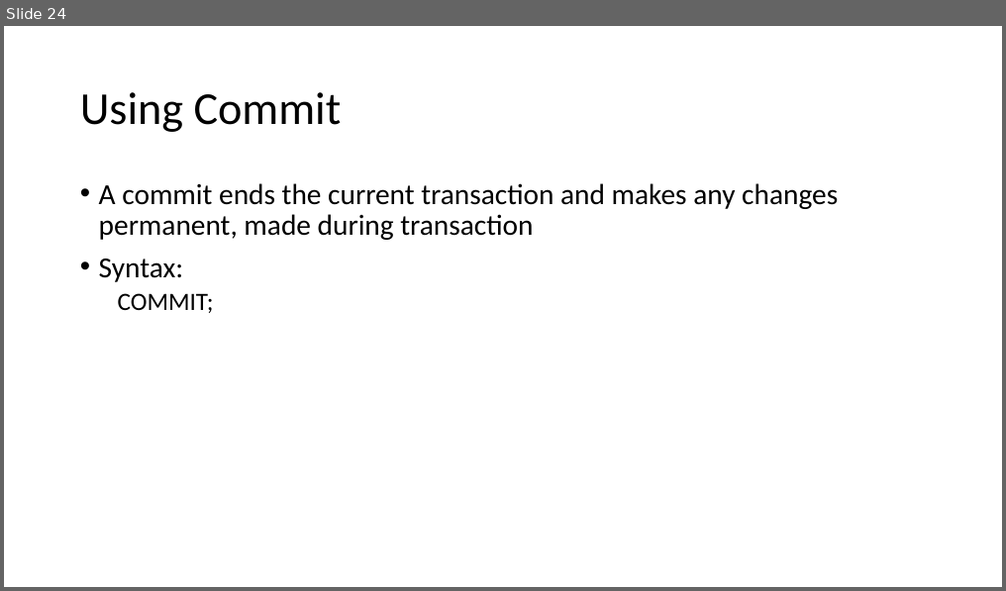
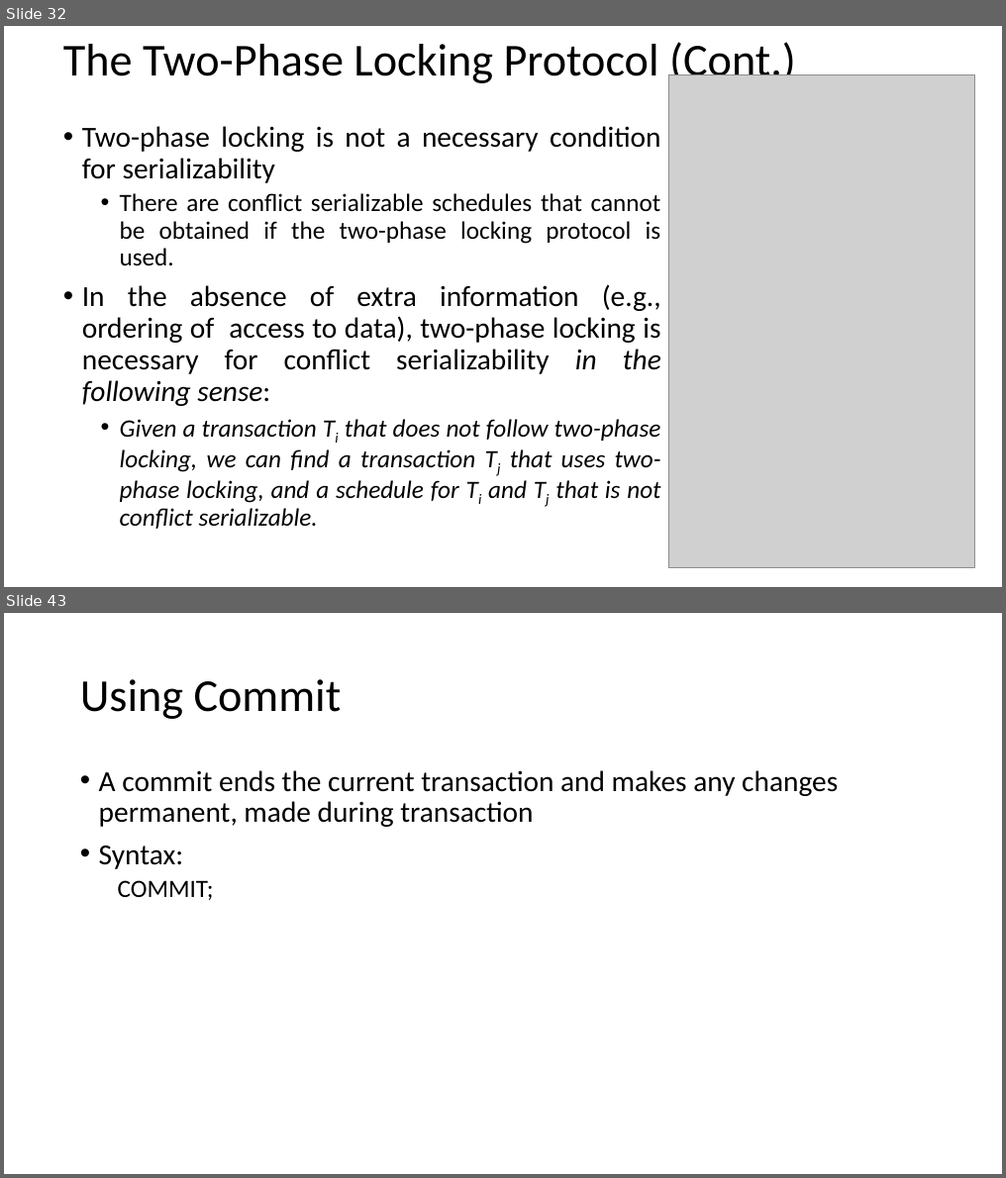
Before and after one commit to rahulgotrekiya/clg-backup, a slide deck: rdbms/SQL Plus/RDBMS_Sem-1/Unit-5/Transaction.pptx. Shown one above the other, each under a label of ours: slide 24 before the commit, slides 32 and 43 after it; the slides between them are not shown. The pictures are 1006x591 and 1006x1178 pixels, drawn with LibreOffice and Linux fonts; fonts in the diff are those of the drawing; grey boxes stand for pictures. Boxes give left, top, right and bottom in pixels: in the first picture for what was removed or moved away, otherwise in the second. Text is boxed around its words. In the diff, an @@ line names an element or a change of style, - is before the commit and + after.

```diff
--- a/rdbms/SQL Plus/RDBMS_Sem-1/Unit-5/Transaction.pptx
+++ b/rdbms/SQL Plus/RDBMS_Sem-1/Unit-5/Transaction.pptx
@@ slide 32 added at (4, 26, 1002, 587), background #FFFFFF @@
@@ title added at (63, 42, 796, 87), 44 pt, text #000000 @@
+The Two-Phase Locking Protocol (Cont.)
@@ picture added at (668, 76, 975, 568) @@
@@ text added at (82, 126, 661, 529), 24 pt, text #000000 @@
+• Two-phase locking is not a necessary condition for serializability
+  • There are conflict serializable schedules that cannot be obtained if the two-phase locking protocol is used.
+• In the absence of extra information (e.g., ordering of access to data), two-phase locking is necessary for conflict serializability in the following sense:
+  • Given a transaction Ti that does not follow two-phase locking, we can find a transaction Tj that uses two-phase locking, and a schedule for Ti and Tj that is not conflict serializable.
@@ what was slide 24 is now slide 43 @@
```
Also in this commit, not shown: 25 other slides added, 1 slide removed, 36 other files.
